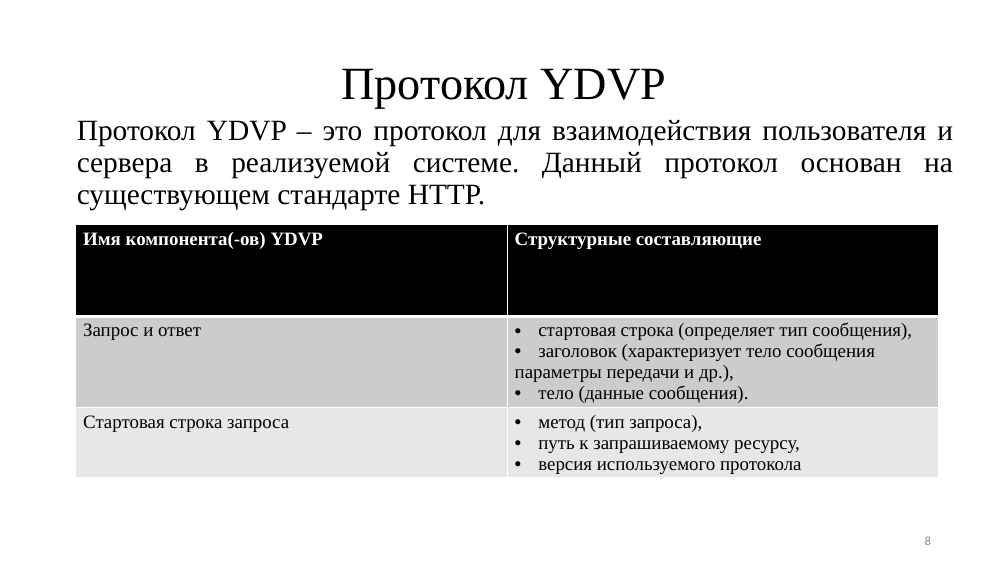
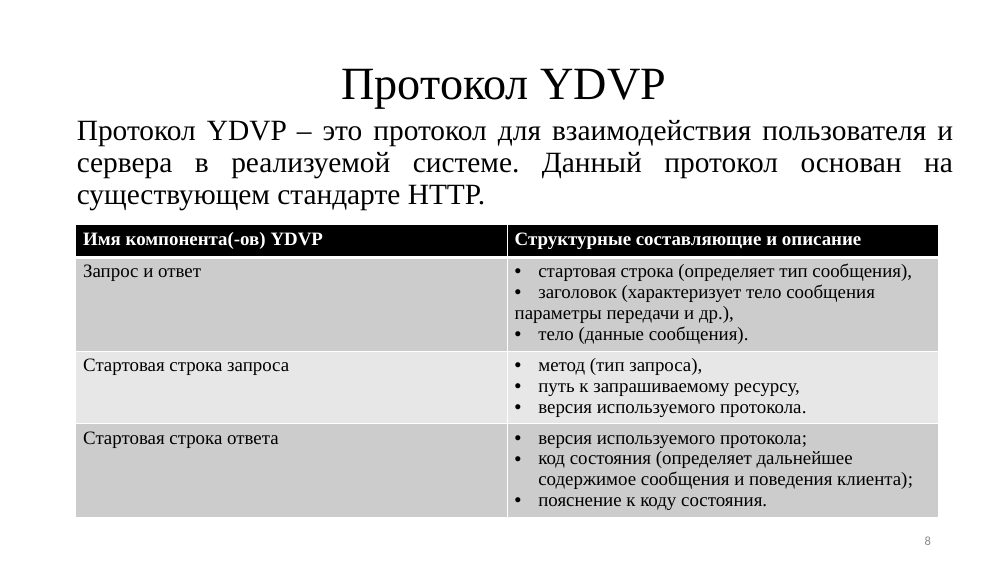
Before and after one commit to TheSawIsTheLaw/NetworkingCoursework, a slide deck: slide 8 of documentation/Presentation/presentation.pptx. Drawn at 1008x567 pixels with LibreOffice and Linux fonts; fonts in the diff are those of the drawing. Boxes give left, top, right and bottom in pixels: in the first picture for what was removed or moved away, otherwise in the second. Text is boxed around its words. In the diff, an @@ line names an element or a change of style, - is before the commit and + after.

```diff
--- a/documentation/Presentation/presentation.pptx
+++ b/documentation/Presentation/presentation.pptx
@@ table at [76,225,939,529] @@
-row 1, column 2: Структурные составляющие
+row 1, column 2: Структурные составляющие и описание
-row 3: Стартовая строка запроса | метод (тип запроса), / путь к запрашиваемому ресурсу, / версия используемого протокола
+row 3: Стартовая строка запроса | метод (тип запроса), / путь к запрашиваемому ресурсу, / версия используемого протокола.
+row 4: Стартовая строка ответа | версия используемого протокола; / код состояния (определяет дальнейшее содержимое сообщения и поведения клиента); / пояснение к коду состояния.
```
Also in this commit, not shown: 3 other slides changed, 3 slides added, 2 slides removed, 1 other file.
